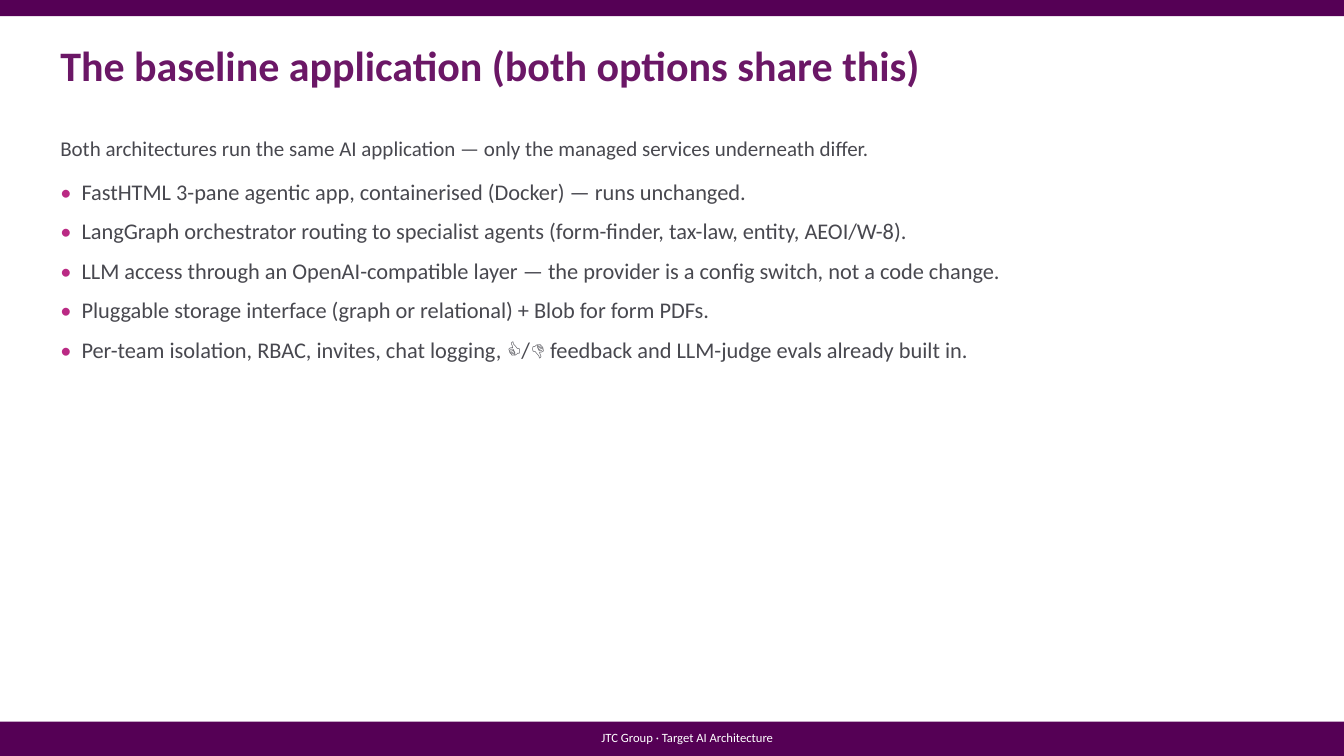
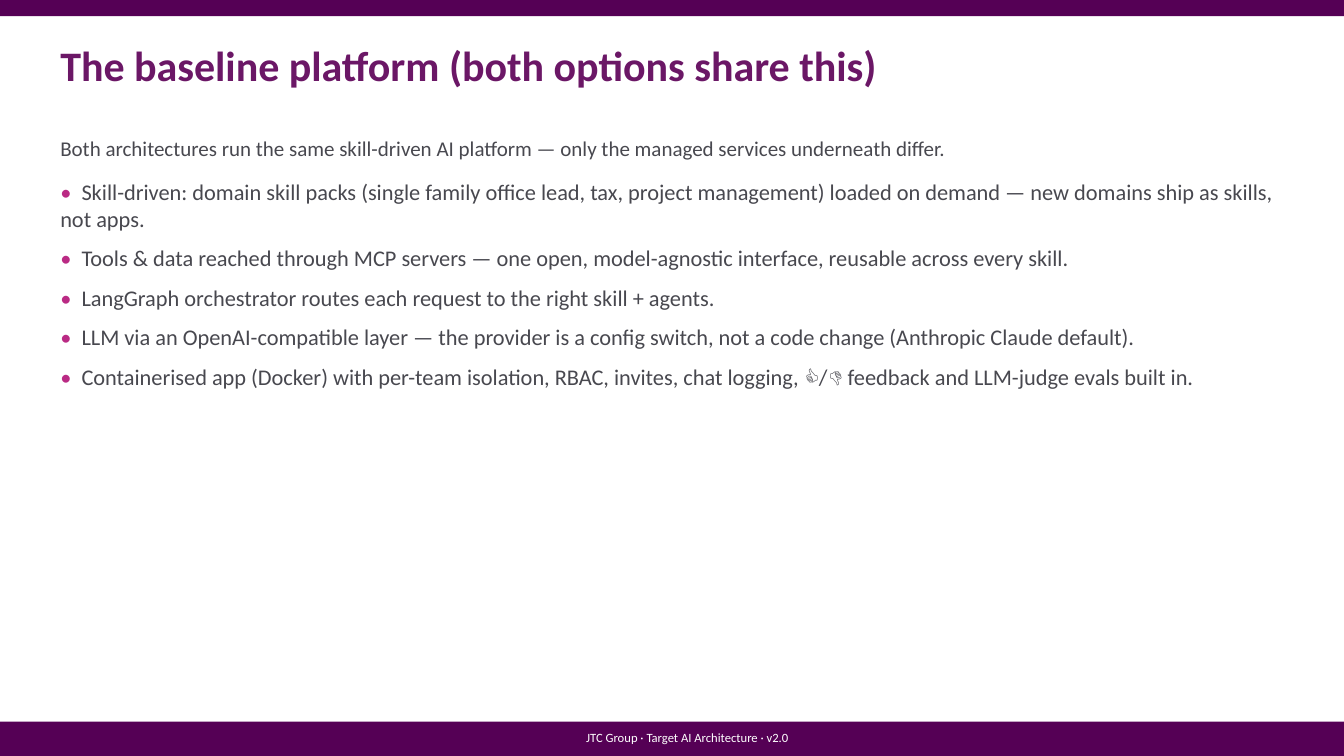
Before and after one commit to predictivelabsai/FastFund, a slide deck: slide 2 of docs/jtcgroup_target_ai_architecture.pptx. Drawn at 1344x756 pixels with LibreOffice and Linux fonts; fonts in the diff are those of the drawing. Boxes give left, top, right and bottom in pixels: in the first picture for what was removed or moved away, otherwise in the second. Text is boxed around its words. In the diff, an @@ line names an element or a change of style, - is before the commit and + after.

```diff
--- a/docs/jtcgroup_target_ai_architecture.pptx
+++ b/docs/jtcgroup_target_ai_architecture.pptx
@@ text at (60,50,876,88): text changed @@
-The baseline application (both options share this)
+The baseline platform (both options share this)
@@ text at (60,141,1273,389): text changed @@
-Both architectures run the same AI application — only the managed services underneath differ.
-• FastHTML 3-pane agentic app, containerised (Docker) — runs unchanged.
-• LangGraph orchestrator routing to specialist agents (form-finder, tax-law, entity, AEOI/W-8).
-• LLM access through an OpenAI-compatible layer — the provider is a config switch, not a code change.
-• Pluggable storage interface (graph or relational) + Blob for form PDFs.
-• Per-team isolation, RBAC, invites, chat logging, 👍/👎 feedback and LLM-judge evals already built in.
+Both architectures run the same skill-driven AI platform — only the managed services underneath differ.
+• Skill-driven: domain skill packs (single family office lead, tax, project management) loaded on demand — new domains ship as skills, not apps.
+• Tools & data reached through MCP servers — one open, model-agnostic interface, reusable across every skill.
+• LangGraph orchestrator routes each request to the right skill + agents.
+• LLM via an OpenAI-compatible layer — the provider is a config switch, not a code change (Anthropic Claude default).
+• Containerised app (Docker) with per-team isolation, RBAC, invites, chat logging, 👍/👎 feedback and LLM-judge evals built in.
@@ text in rectangle at (586,733,789,744): text changed @@
-JTC Group · Target AI Architecture
+JTC Group · Target AI Architecture · v2.0
```
Also in this commit, not shown: 8 other slides changed, 2 slides added, 4 other files.
